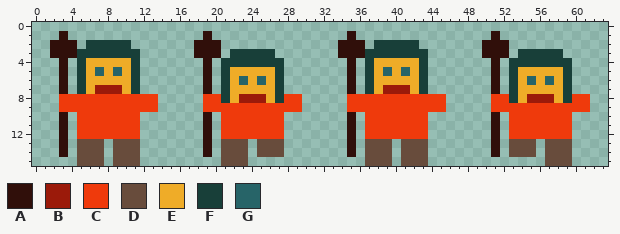
Two states of a pixel-art sprite, sketch/data/SoldierBasic2-walkDown.png. The picture above is the old version.
The file is 64x16 pixels.
Palette (. is transparent): A #300f0a  B #9b1a0a  C #ef3a0c  D #684c3c  E #efac28  F #183f39  G #276468
The result:
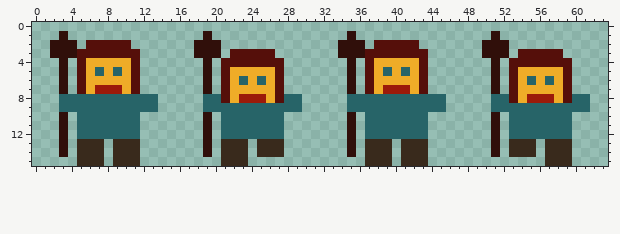
The edit:
colour D: #684c3c -> #392a1c
colour F: #183f39 -> #550f0a
y 8: x 3..13 CCCCCCCCCCC -> GGGGGGGGGGG; x 19..20 CC -> GG; x 28..29 CC -> GG; x 35..45 CCCCCCCCCCC -> GGGGGGGGGGG; x 51..52 CC -> GG; x 60..61 CC -> GG
y 9: x 3..13 CCCCCCCCCCC -> GGGGGGGGGGG; x 19..29 CCCCCCCCCCC -> GGGGGGGGGGG; x 35..45 CCCCCCCCCCC -> GGGGGGGGGGG; x 51..61 CCCCCCCCCCC -> GGGGGGGGGGG
y 10..12: x 5..11 CCCCCCC -> GGGGGGG; x 21..27 CCCCCCC -> GGGGGGG; x 37..43 CCCCCCC -> GGGGGGG; x 53..59 CCCCCCC -> GGGGGGG
Pixel boxes of the changes (left, top, right, bottom) in both pictures:
changed: (59, 40, 158, 166)
changed: (347, 40, 446, 166)
changed: (203, 49, 302, 166)
changed: (491, 49, 590, 166)
